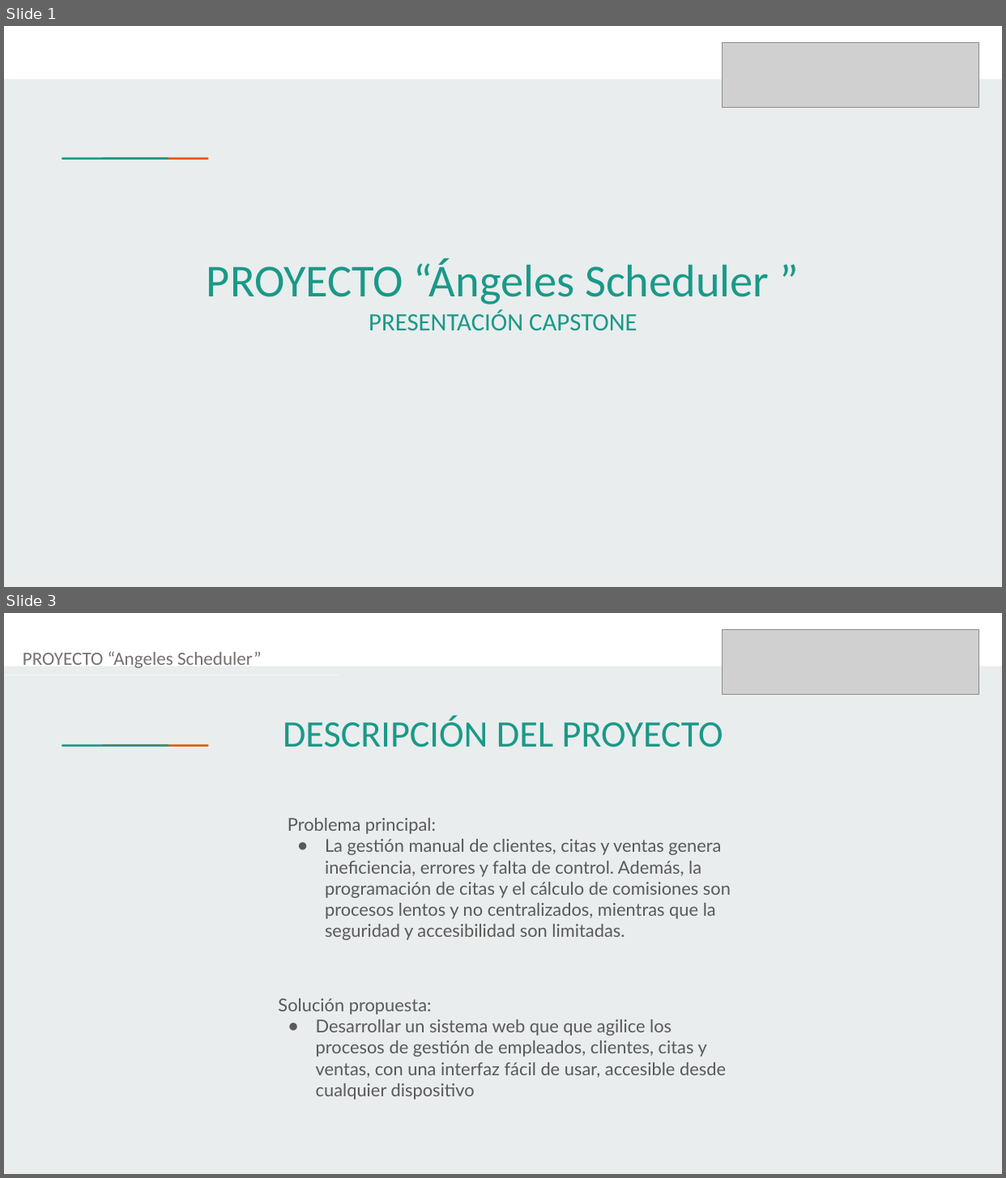
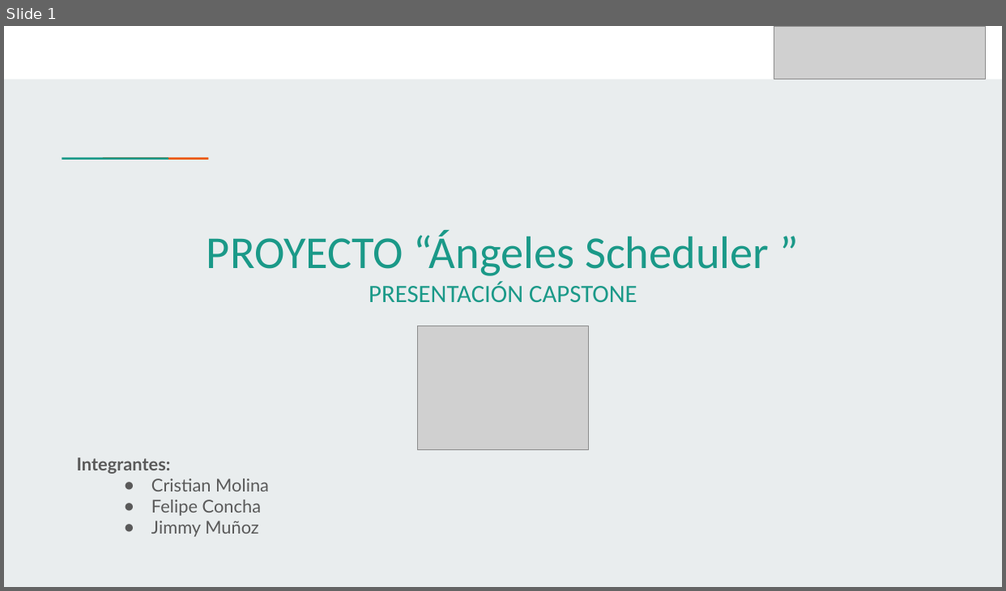
Before and after one commit to CrisMolina12/CP_PTY4614_4_EQP_2, a slide deck: Fase 2/Evidencias Proyecto/Presentación Proyecto.pptx. Shown one above the other, each under a label of ours: slides 1 and 3 before the commit, slide 1 after it; the slides between them are not shown. The pictures are 1006x1178 and 1006x591 pixels, drawn with LibreOffice and Linux fonts; fonts in the diff are those of the drawing; grey boxes stand for pictures. Boxes give left, top, right and bottom in pixels: in the first picture for what was removed or moved away, otherwise in the second. Text is boxed around its words. In the diff, an @@ line names an element or a change of style, - is before the commit and + after.

```diff
--- a/Fase 2/Evidencias Proyecto/Presentación Proyecto.pptx
+++ b/Fase 2/Evidencias Proyecto/Presentación Proyecto.pptx
@@ slide 3 removed at <box>4,613,1002,1174</box>, background #E9EDEE; not listed: 3 template elements that a slide beside it also shows @@
@@ picture removed at <box>722,630,979,695</box> @@
@@ text removed at <box>23,651,262,668</box> @@
-PROYECTO “Angeles Scheduler”
@@ line removed from (4, 675) to (339, 675) @@
@@ text removed at <box>283,715,723,747</box> @@
-DESCRIPCIÓN DEL PROYECTO
@@ text removed at <box>288,818,731,940</box> @@
-Problema principal:
-● La gestión manual de clientes, citas y ventas genera ineficiencia, errores y falta de control. Además, la programación de citas y el cálculo de comisiones son procesos lentos y no centralizados, mientras que la seguridad y accesibilidad son limitadas.
@@ text removed at <box>278,999,726,1100</box> @@
-Solución propuesta:
-● Desarrollar un sistema web que que agilice los procesos de gestión de empleados, clientes, citas y ventas, con una interfaz fácil de usar, accesible desde cualquier dispositivo
@@ slide 1 changed as well @@
@@ picture: place and size @@
-picture at <box>722,43,979,108</box>
+picture at <box>774,26,986,79</box>
@@ text "PROYECTO “Ángeles Scheduler ”": place and size @@
-text "PROYECTO “Ángeles Scheduler ”" at <box>206,258,769,331</box>
+text "PROYECTO “Ángeles Scheduler ”" at <box>206,230,769,302</box>
@@ picture added at <box>418,327,589,450</box> @@
@@ text added at <box>77,458,269,537</box>, 17 pt, text #595959 @@
+Integrantes:
+● Cristian Molina
+● Felipe Concha
+● Jimmy Muñoz
```
Also in this commit, not shown: 7 other slides changed, 8 slides added, 6 other slides removed.
